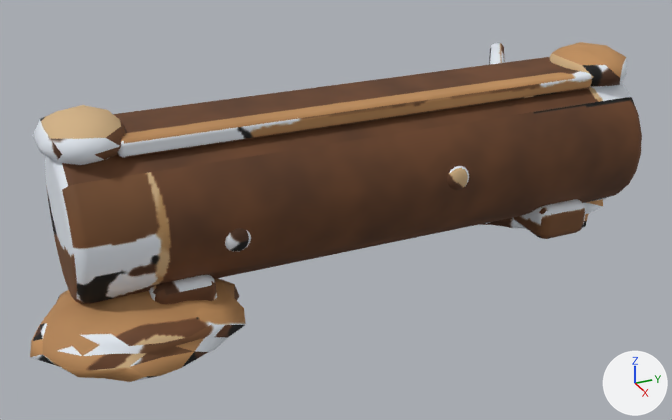
Renders of the glTF model game/assets3d/props/log_seat_y.glb from each side of a commit.
Rendered twice from a 50 mm camera at (2.096, -1.021, 1.178) aimed at (0.008, -0.081, 0.134). The lights are fixed; the arrows at lower right show +X, +Y and +Z. The first picture is the older version. Vertices at exactly the same position are counted once.

Objects in the first picture: 'chock'.
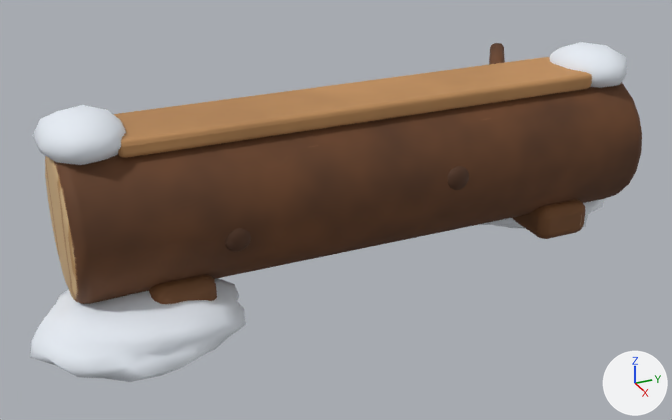
Boxes (x1, y1, x2, y2) around the edits, measured in the pictures (672 x 420 px):
part 1 of me_chock, cut back
    both: (41, 57, 592, 324)
part 2 of me_chock, reshaped
    before: (447, 166, 469, 190)
    after: (448, 166, 469, 190)
part 3 of me_chock, surface changed
    both: (30, 42, 642, 382)

Diff of the bpy script that builds the scene:
```diff
--- a/game/assets3d/props/log_seat_y.glb.py
+++ b/game/assets3d/props/log_seat_y.glb.py
@@ me_chock @@
 # used by ob_chock; location = (0.0, -0.55, 0.0)
-me_chock.from_pydata(...)  # 1516 vertices, 2988 faces; spans x -0.34..0.34, y -0.37..1.45, z -0.08..0.5
+me_chock.from_pydata(...)  # 1067 vertices, 2090 faces; spans x -0.34..0.34, y -0.37..1.45, z -0.08..0.5
+# me_chock part 1: 39 vertices moved within x -0.1..0.2, y -0.11..1.21, z 0.17..0.45; 269 vertices removed from x -0.17..0.21, y -0.29..1.35, z -0.05..0.45; 21 vertices added at x -0.16..0.2, y -0.27..1.35, z 0.03..0.39
+# me_chock part 2: 20 vertices moved within x 0.18..0.2, y 0.7..0.75, z 0.22..0.28; 207 vertices removed from x 0.17..0.21, y 0.7..0.77, z 0.22..0.28; 6 vertices added at x 0.18..0.2, y 0.7..0.76, z 0.25..0.26
+# me_chock part 3: 1009 kept faces spanning x -0.34..0.34, y -0.37..1.45, z -0.08..0.5 get new texture (UV) coordinates
 me_chock.materials.append(mat_log_seat_y_baked)
```
